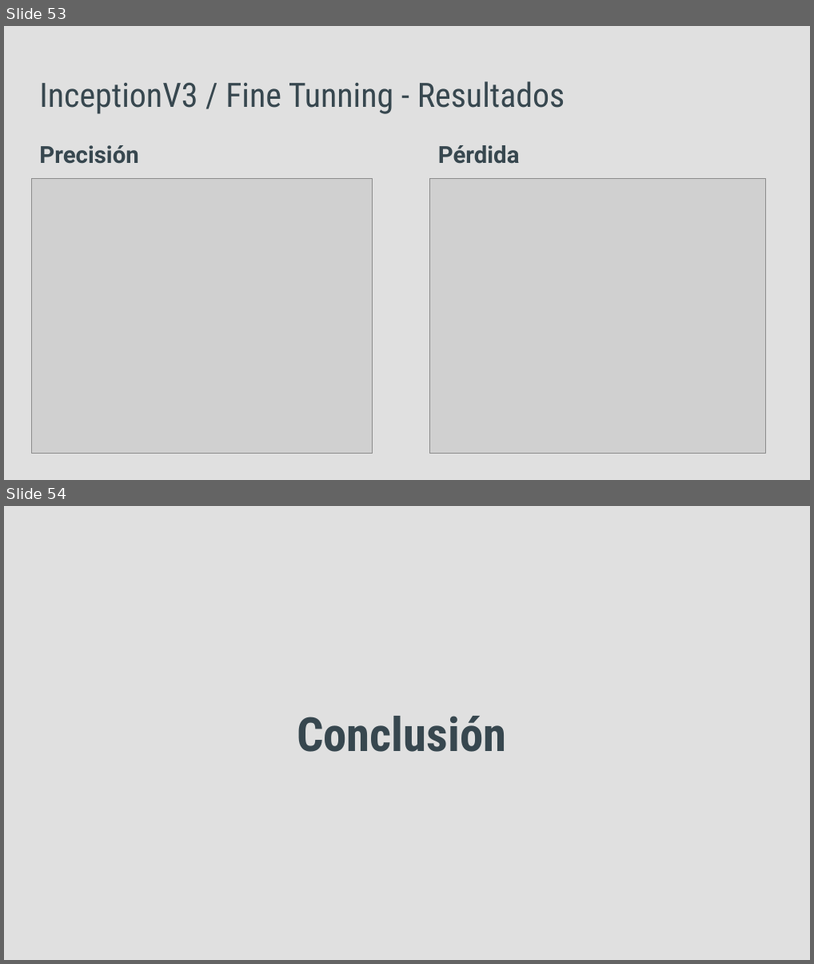
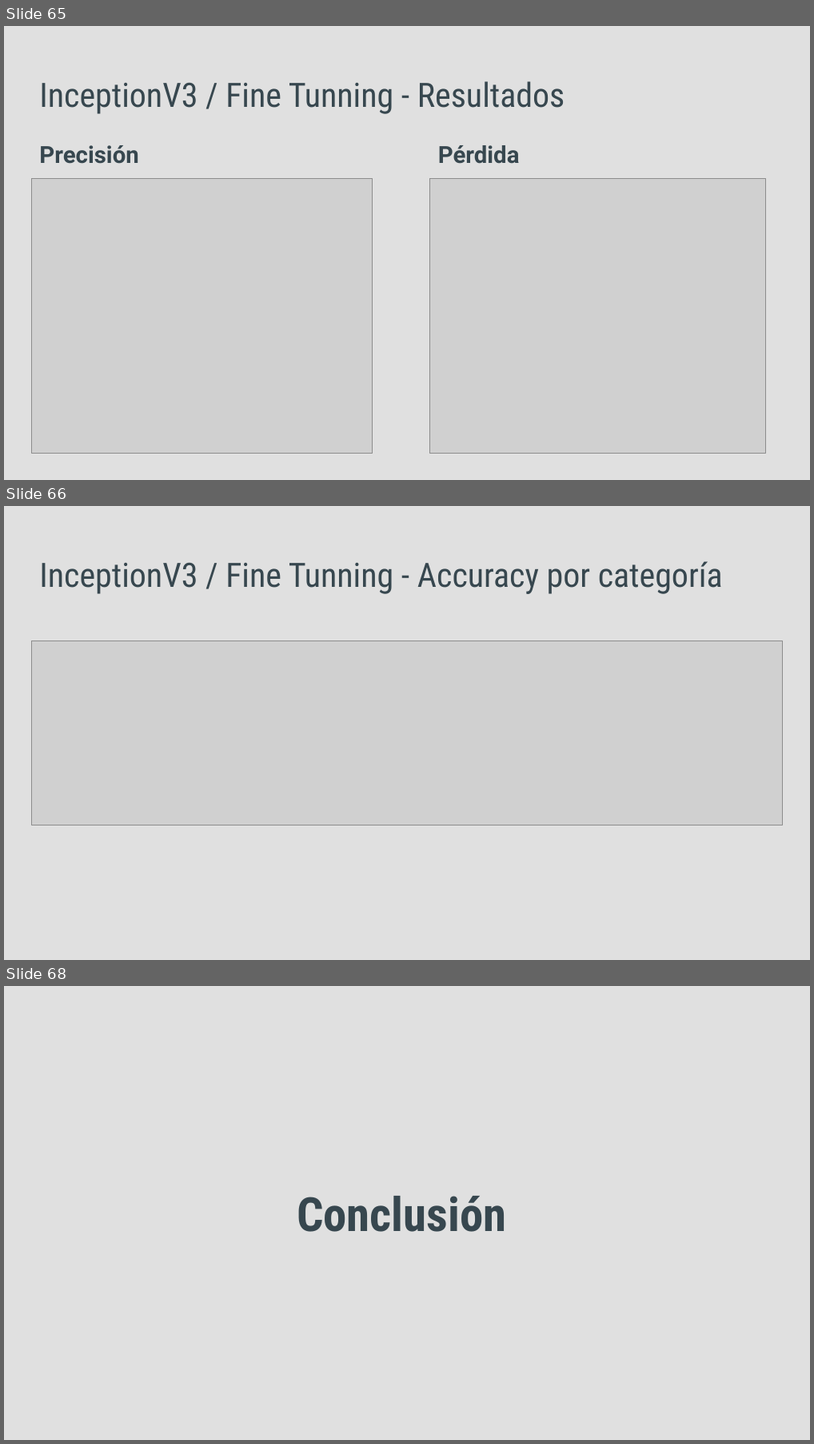
Before and after one commit to cscovino/Reservoir-Dogs, a slide deck: presentacion/Dasafio2_Grupo4_CNN.pptx. Shown one above the other, each under a label of ours: slides 53 and 54 before the commit, slides 65, 66 and 68 after it; the slides between them are not shown. The pictures are 814x964 and 814x1444 pixels, drawn with LibreOffice and Linux fonts; fonts in the diff are those of the drawing; grey boxes stand for pictures. Boxes give left, top, right and bottom in pixels: in the first picture for what was removed or moved away, otherwise in the second. Text is boxed around its words. In the diff, an @@ line names an element or a change of style, - is before the commit and + after.

Commit message:
Gráficos (accuracy / matriz de confusión)

```diff
--- a/presentacion/Dasafio2_Grupo4_CNN.pptx
+++ b/presentacion/Dasafio2_Grupo4_CNN.pptx
@@ slide 66 added at <box>4,506,810,960</box>, background #E0E0E0 @@
@@ title added at <box>39,561,723,594</box>, 30 pt, text #37474F @@
+InceptionV3 / Fine Tunning - Accuracy por categoría
@@ picture added at <box>31,640,783,825</box> @@
@@ what was slide 53 is now slide 65 @@
@@ what was slide 54 is now slide 68 @@
```
Also in this commit, not shown: 5 slides changed, 14 other slides added, 1 other file.
